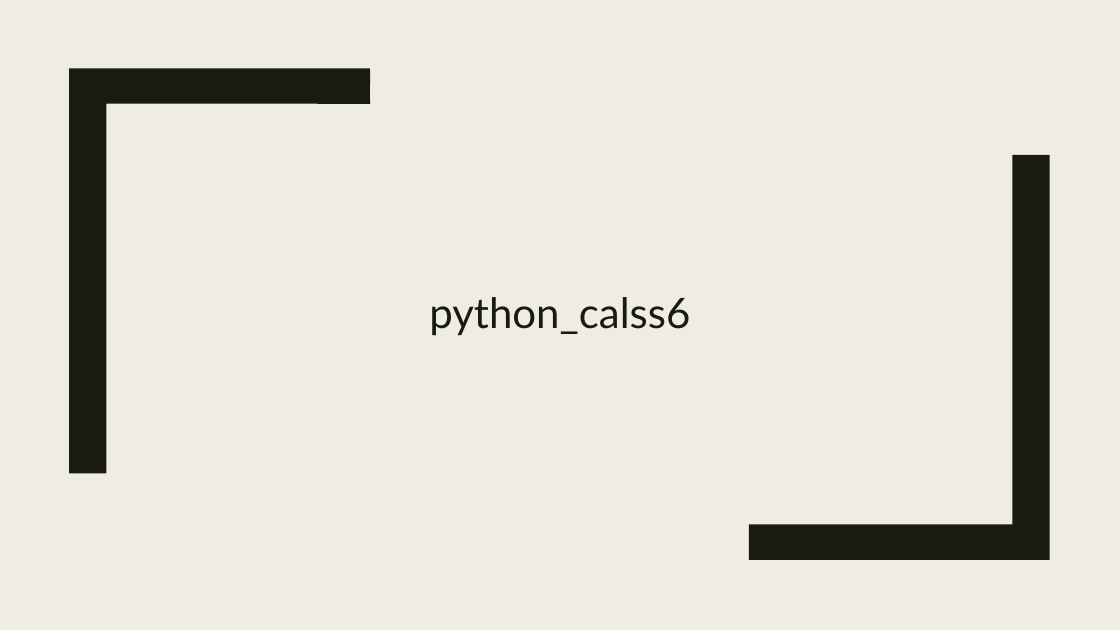
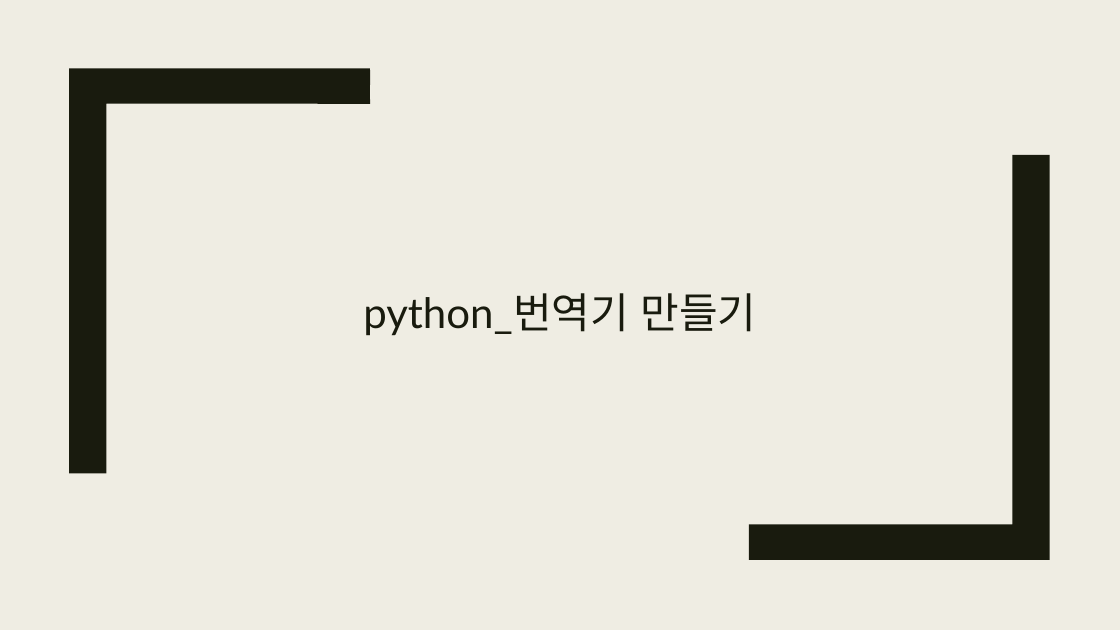
Before and after one commit to gomtings/JeoninHighSchool, a slide deck: slide 1 of 수업예제/24-1방과후수업(python)/방과후수업_번역기 만들기.pptx. Drawn at 1120x630 pixels with LibreOffice and Linux fonts; fonts in the diff are those of the drawing. Boxes give left, top, right and bottom in pixels: in the first picture for what was removed or moved away, otherwise in the second. Text is boxed around its words. In the diff, an @@ line names an element or a change of style, - is before the commit and + after.

Commit message:
Deep L API 를 이용한 번역기 만들기.

```diff
--- a/수업예제/24-1방과후수업(python)/방과후수업_번역기 만들기.pptx
+++ b/수업예제/24-1방과후수업(python)/방과후수업_번역기 만들기.pptx
@@ subtitle at box(363, 293, 757, 336): text changed @@
-python_calss6
+python_번역기 만들기
```
Also in this commit, not shown: 2 other slides changed, 3 slides added, 6 other files.
